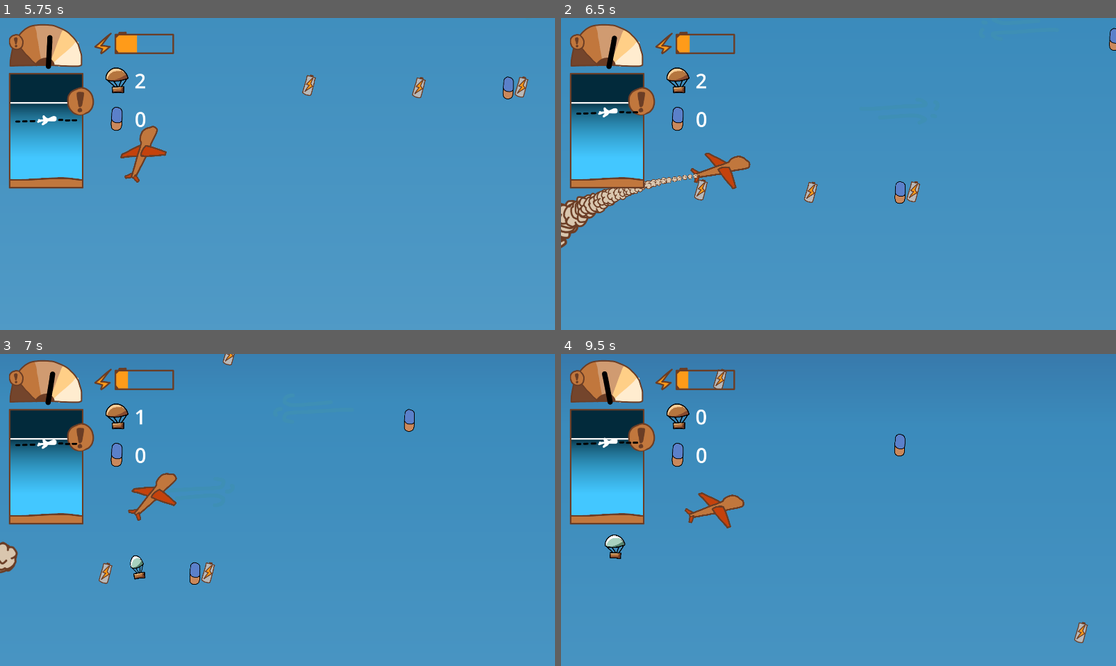
Above: before the commit, frames 1-4 (two rows, left to right).
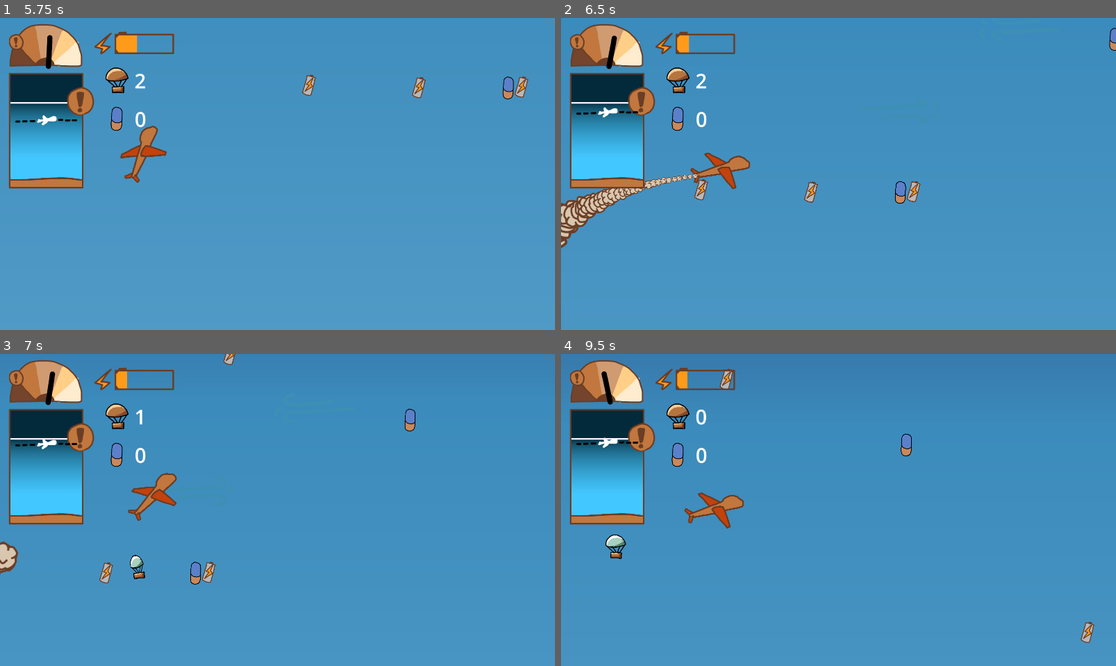
Above: after the commit, the same moments.

Repository: SirLich/ldjam-53
Game: Godot game, scene res://main_menu.tscn
Two runs of this game, one before a commit and one after it. Both use one fixed random seed, a clock stepped at 60 frames per second and the inputs below.
Inputs (mouse positions are in pixels of both pictures, inside the frame that each line leads up to):
- Up to frame 1 (5.75 s): click (88, 111) at 0.5 s; tap Enter at 1.25 s; move the mouse to (399, 158) at 1.27 s; press the mouse at (399, 158) at 1.28 s; hold D 1.28-2.03 s; tap Space (spacebar) at 2, 2.1, 4.35 s; move the mouse to (166, 189) at 2.02 s; release the mouse at (166, 189) at 2.03 s; hold S 2.03-2.78 s; move the mouse to (333, 105) at 2.77 s; hold D 2.78-3.53 s; tap F at 2.85, 5.1 s; move the mouse to (249, 236) at 3.52 s; hold W 3.53-4.28 s; click (249, 236) at 3.6 s; move the mouse to (444, 220) at 4.27 s; hold A from 4.28 s (still down); move the mouse to (111, 127) at 5.02 s
- Up to frame 2 (6.5 s): move the mouse to (866, 174) at 5.77 s; release A at 5.78 s; press the mouse at (866, 174) at 5.78 s; hold S from 5.78 s (still down)
- Up to frame 3 (7 s): move the mouse to (194, 432) at 6.52 s; release S at 6.53 s; release the mouse at (194, 432) at 6.53 s; hold D from 6.53 s (still down); tap Space (spacebar) at 6.6 s
- Up to frame 4 (9.5 s): move the mouse to (960, 494) at 7.27 s; release D at 7.28 s; hold W 7.28-8.03 s; tap F at 7.35 s; move the mouse to (727, 525) at 8.02 s; hold D 8.03-8.78 s; click (727, 525) at 8.1 s; move the mouse to (894, 441) at 8.77 s; hold S from 8.78 s (still down); tap Space (spacebar) at 8.85 s

Frame 1 is identical in both runs. In frame 2, 0.3% of the frame differs, in the area x 0-100%, y 3-73%; in frame 3, 0.5%; in frame 4, 0.7%, in the area x 7-97%, y 4-93%.

Commit message:
Fix performance

Diff:
--- a/scenes/drone/drone.gd
+++ b/scenes/drone/drone.gd
@@ -9,8 +9,8 @@
 var STALL_SPEED = 200
 var GRAVITY = 150
 var STALL_GRAVITY = 2000
-var BOOST_SPEED = 275
-var BATTERY_DRAIN = 20
+var BOOST_SPEED = 270
+var BATTERY_DRAIN = 22
 var EXTRA_ANGLE = 0.25
 
 var WIND_BOOST = 300
--- a/scenes/tile/tile.gd
+++ b/scenes/tile/tile.gd
@@ -9,5 +9,6 @@
 
 # Called every frame. 'delta' is the elapsed time since the previous frame.
 func _process(delta):
-	if Global.distance - global_position.x > 4000:
-		queue_free()
+	if not disable_spawns:
+		if Global.distance - global_position.x > 4000:
+			queue_free()
